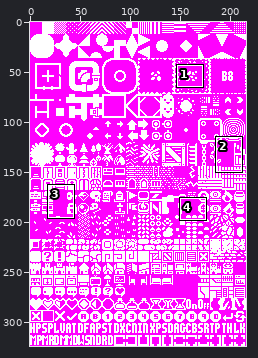
File history of a sprite sheet, assets/font-tiles.png. Above: a wide view before the commit, with the close-up outlined.
Close-up. Earlier state:
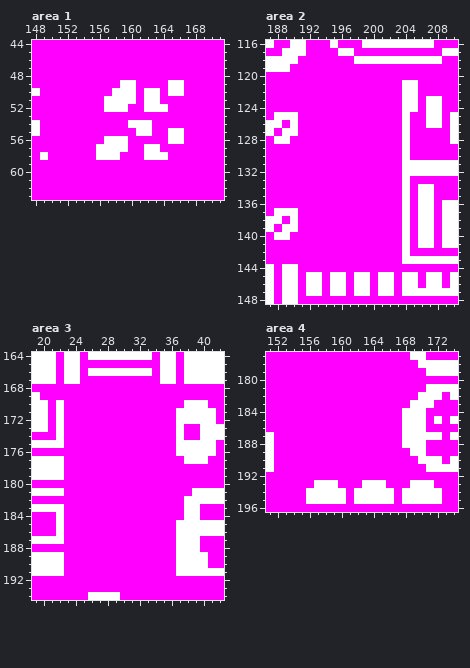
The file is 216x324 pixels. Shown: area 1: x 148..171, y 44..63; area 2: x 187..210, y 116..148; area 3: x 19..42, y 164..194; area 4: x 151..174, y 177..196. The commit also changed other parts of the picture, which this record leaves out.
The result:
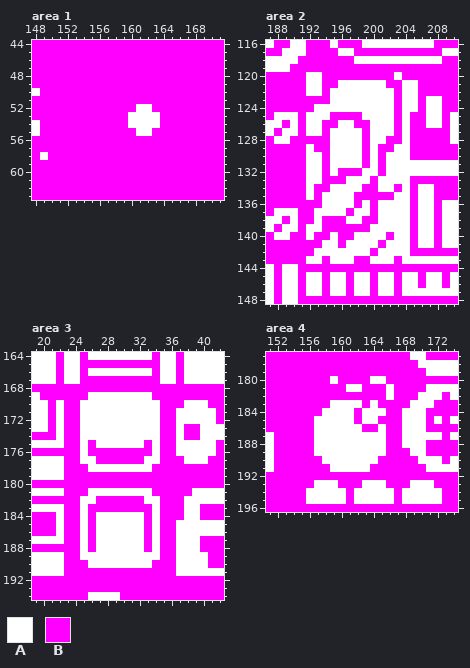
Palette (. is transparent): A #ffffff  B #ff00ff
The exact change:
Area 1:
y 49: x 159..160 AA -> BB; x 165..166 AA -> BB
y 50: x 158..160 AAA -> BBB; x 162..163 AA -> BB; x 165..166 AA -> BB
y 51: x 157..160 AAAA -> BBBB; x 162..163 AA -> BB
y 52: x 157..159 AAA -> BBB; x 161 B -> A; x 163..164 AA -> BB
y 53: x 160..163 BBBB -> AAAA
y 54: x 163 B -> A
y 55: x 165..166 AA -> BB
y 56: x 157..159 AAA -> BBB; x 165..166 AA -> BB
y 57: x 156..159 AAAA -> BBBB; x 162..163 AA -> BB
y 58: x 156..158 AAA -> BBB; x 162..164 AAA -> BBB
Area 2:
y 120: x 192..193 BB -> AA; x 203 B -> A
y 121: x 192..193 BB -> AA; x 196..201 BBBBBB -> AAAAAA
y 122: x 192..193 BB -> AA; x 195..202 BBBBBBBB -> AAAAAAAA
y 123: x 195..202 BBBBBBBB -> AAAAAAAA
y 124: x 193..202 BBBBBBBBBB -> AAAAAAAAAA
y 125: x 192..194 BBB -> AAA; x 199..202 BBBB -> AAAA
y 126: x 192..193 BB -> AA; x 196..197 BB -> AA; x 200..202 BBB -> AAA
y 127: x 192..193 BB -> AA; x 195..198 BBBB -> AAAA; x 200..202 BBB -> AAA
y 128: x 195..198 BBBB -> AAAA; x 200..201 BB -> AA
y 129: x 192 B -> A; x 195..198 BBBB -> AAAA; x 200 B -> A; x 203 B -> A
y 130..131: x 192..193 BB -> AA; x 195..198 BBBB -> AAAA; x 200 B -> A; x 202..203 BB -> AA
y 132: x 192..193 BB -> AA; x 195 B -> A; x 199..200 BB -> AA; x 202..203 BB -> AA
y 133: x 192..193 BB -> AA; x 197..199 BBB -> AAA; x 201..203 BBB -> AAA
y 134: x 192 B -> A; x 195..198 BBBB -> AAAA; x 201..202 BB -> AA
y 135: x 192 B -> A; x 194..197 BBBB -> AAAA; x 203 B -> A
y 136: x 194..197 BBBB -> AAAA; x 199 B -> A; x 201..203 BBB -> AAA
y 137: x 193..196 BBBB -> AAAA; x 198..199 BB -> AA; x 201..203 BBB -> AAA
y 138: x 193 B -> A; x 197..198 BB -> AA; x 201..203 BBB -> AAA
y 139: x 192..193 BB -> AA; x 200..203 BBBB -> AAAA
y 140: x 192 B -> A; x 195 B -> A; x 198..201 BBBB -> AAAA; x 203 B -> A
y 141: x 194..195 BB -> AA; x 197..200 BBBB -> AAAA; x 202..203 BB -> AA
y 142: x 193..199 BBBBBBB -> AAAAAAA; x 201..203 BBB -> AAA
y 143: x 192..193 BB -> AA; x 195..197 BBB -> AAA; x 200..202 BBB -> AAA
Area 3:
y 169: x 26..33 BBBBBBBB -> AAAAAAAA
y 170..174: x 25..34 BBBBBBBBBB -> AAAAAAAAAA
y 175: x 25 B -> A; x 27..32 BBBBBB -> AAAAAA; x 34 B -> A
y 176: x 25 B -> A; x 34 B -> A
y 177: x 25..26 BB -> AA; x 33..34 BB -> AA
y 178: x 26..33 BBBBBBBB -> AAAAAAAA
y 181: x 26..33 BBBBBBBB -> AAAAAAAA
y 182: x 25..26 BB -> AA; x 33..34 BB -> AA
y 183: x 25 B -> A; x 34 B -> A
y 184..188: x 25 B -> A; x 27..32 BBBBBB -> AAAAAA; x 34 B -> A
y 189: x 25..34 BBBBBBBBBB -> AAAAAAAAAA
y 190: x 26..33 BBBBBBBB -> AAAAAAAA
Area 4:
y 180: x 159 B -> A; x 164..165 BB -> AA
y 181: x 161..162 BB -> AA; x 166 B -> A
y 182: x 166 B -> A
y 183: x 159..162 BBBB -> AAAA; x 164 B -> A
y 184: x 158..161 BBBB -> AAAA; x 163..165 BBB -> AAA
y 185: x 157..161 BBBBB -> AAAAA; x 163..164 BB -> AA
y 186: x 157..162 BBBBBB -> AAAAAA; x 165 B -> A
y 187..189: x 157..165 BBBBBBBBB -> AAAAAAAAA
y 190: x 158..164 BBBBBBB -> AAAAAAA
y 191: x 159..163 BBBBB -> AAAAA
Changed places in both close-ups, as pixel boxes (x1, y1, x2, y2):
changed: (96, 80, 184, 160)
changed: (306, 72, 402, 264)
changed: (80, 392, 160, 568)
changed: (314, 376, 394, 472)
